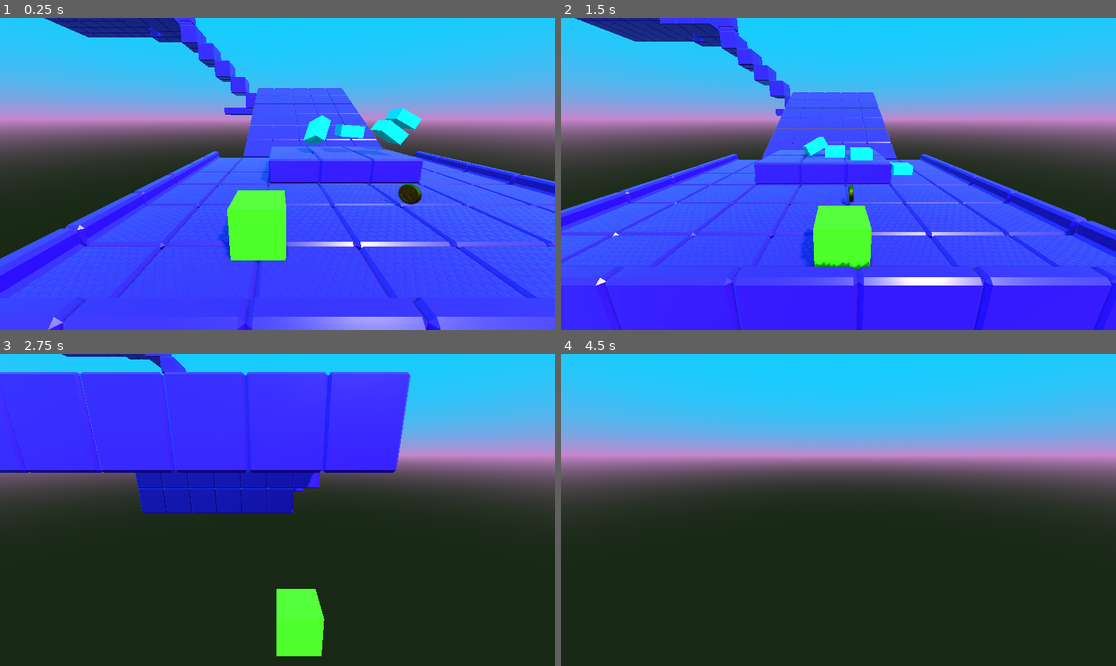
Above: before the commit, frames 1-4 (two rows, left to right).
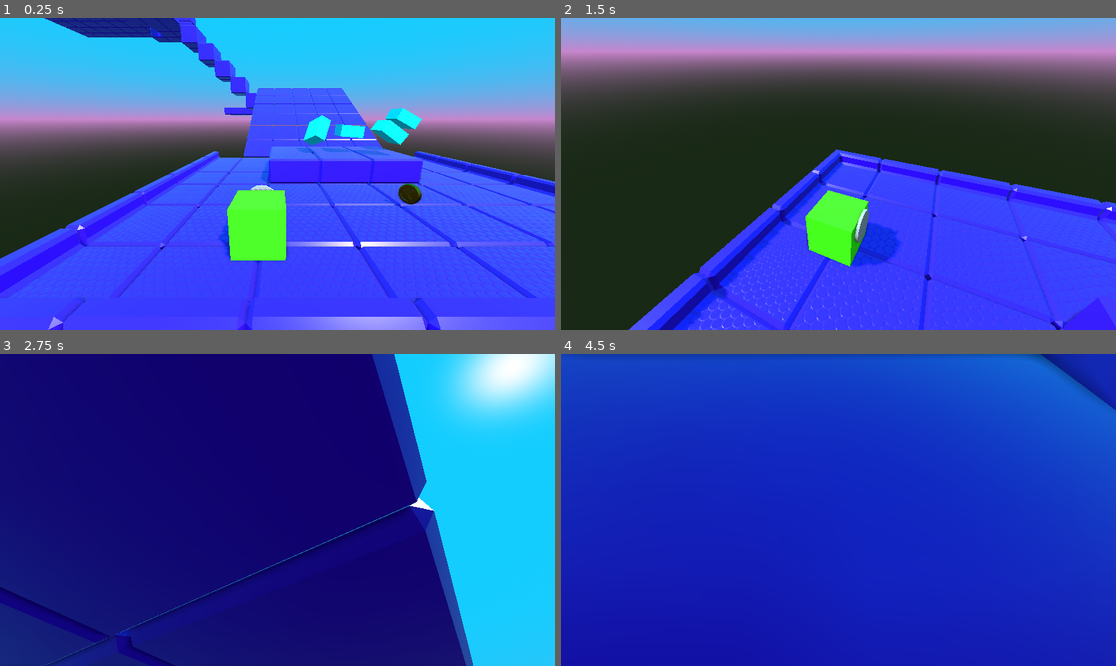
Above: after the commit, the same moments.

Repository: thedhruval/3D-Platformer-Game
Game: Godot game, scene res://level_1.tscn
Two runs of this game, one before a commit and one after it. Both use one fixed random seed, a clock stepped at 60 frames per second and the inputs below. The project has no main scene, so this scene is started directly.
Inputs (mouse positions are in pixels of both pictures, inside the frame that each line leads up to):
- Up to frame 1 (0.25 s): no input
- Up to frame 2 (1.5 s): tap Enter (ui_accept) at 0.5, 0.77 s; move the mouse to (960, 158) at 0.52 s; hold Right (ui_right) 0.53-1.28 s; tap , (cam_left, bound only after the commit) at 0.6 s; tap . (cam_right, bound only after the commit) at 0.8, 1.35 s; move the mouse to (727, 189) at 1.27 s; hold Down (ui_down) from 1.28 s (still down)
- Up to frame 3 (2.75 s): tap Enter (ui_accept) at 1.52 s; tap , (cam_left, bound only after the commit) at 1.55, 2.1 s; move the mouse to (333, 441) at 2.02 s; release Down (ui_down) at 2.03 s; hold Right (ui_right) from 2.03 s (still down); tap . (cam_right, bound only after the commit) at 2.3 s
- Up to frame 4 (4.5 s): move the mouse to (810, 572) at 2.77 s; release Right (ui_right) at 2.78 s; hold Up (ui_up) 2.78-3.53 s; tap . (cam_right, bound only after the commit) at 2.85, 3.8, 4.35 s; tap Enter (ui_accept) at 3.02, 3.77 s; tap , (cam_left, bound only after the commit) at 3.05, 3.6 s; move the mouse to (1005, 556) at 3.52 s; hold Left (ui_left) from 3.53 s (still down); tap Escape (ui_cancel) at 4.15 s; move the mouse to (672, 463) at 4.27 s

The runs differ from the first frame. In frame 1, less than 0.1% of the frame differs, in the area x 45-50%, y 53-56%; in frame 2, 81%; in frame 3, 98%; in frame 4, 100%, in the area x 0-100%, y 0-100%.

Commit message:
WASD movement, mouse movements using camera (rudimentary, will add restraints or spring arm later), mouse mode captured-visible upon game beginning-pressing ui_cancel(esc)

Diff:
--- a/blockhead.gd
+++ b/blockhead.gd
@@ -4,8 +4,25 @@
 const SPEED = 5.0
 const JUMP_VELOCITY = 12
 
+func _ready():
+	Input.set_mouse_mode(Input.MOUSE_MODE_CAPTURED)
+
+func _unhandled_input(event):
+	#new camera movement
+	if event is InputEventMouseMotion:
+		$Camera_Controller.rotation_degrees.y -= event.relative.x * 0.5
+		$Camera_Controller.rotation_degrees.x -= event.relative.y * 0.5
+	elif event.is_action_pressed("ui_cancel"):
+		Input.set_mouse_mode(Input.MOUSE_MODE_VISIBLE)
 
 func _physics_process(delta):
+
+	# old camera movement
+	## Camera movement left / Right
+	#if Input.is_action_just_pressed("cam_left"):
+		#$Camera_Controller.rotate_y(deg_to_rad(-30))
+	#if Input.is_action_just_pressed("cam_right"):
+		#$Camera_Controller.rotate_y(deg_to_rad(30))
 
 	# Add the gravity.
 	if not is_on_floor():
@@ -16,9 +33,13 @@
 		velocity.y = JUMP_VELOCITY
 
 	# Get the input direction and handle the movement/deceleration.
-	# As good practice, you should replace UI actions with custom gameplay actions.
-	var input_dir = Input.get_vector("ui_left", "ui_right", "ui_up", "ui_down")
-	var direction = (transform.basis * Vector3(input_dir.x, 0, input_dir.y)).normalized()
+	var input_dir = Input.get_vector("Left", "Right", "Forward", "Backward")
+
+	# New vector3 direction, taking into account the user movement inputs and the camera rotation
+	var direction = ($Camera_Controller.transform.basis * Vector3(input_dir.x, 0, input_dir.y)).normalized()
+
+	# Rotate player mesh so its oriented towards movement according to the camera
+
 	if direction:
 		velocity.x = direction.x * SPEED
 		velocity.z = direction.z * SPEED
--- a/blockhead.tscn
+++ b/blockhead.tscn
@@ -10,6 +10,8 @@
 [sub_resource type="BoxMesh" id="BoxMesh_uui26"]
 material = SubResource("StandardMaterial3D_uui26")
 
+[sub_resource type="CylinderMesh" id="CylinderMesh_uui26"]
+
 [node name="Blockhead" type="CharacterBody3D" unique_id=1419234880]
 script = ExtResource("1_uui26")
 
@@ -18,6 +20,10 @@
 
 [node name="MeshInstance3D" type="MeshInstance3D" parent="." unique_id=524206438]
 mesh = SubResource("BoxMesh_uui26")
+
+[node name="Face" type="MeshInstance3D" parent="MeshInstance3D" unique_id=1366595896]
+transform = Transform3D(0.699776, 0, 0, 0, -1.3216216e-09, 0.6785981, 0, -0.030235175, -2.9662464e-08, 0, 0.246813, -0.54575884)
+mesh = SubResource("CylinderMesh_uui26")
 
 [node name="Camera_Controller" type="Node3D" parent="." unique_id=1660587656]
 top_level = true
--- a/project.godot
+++ b/project.godot
@@ -14,6 +14,39 @@
 config/features=PackedStringArray("4.6", "Forward Plus")
 config/icon="res://icon.svg"
 
+[input]
+
+cam_left={
+"deadzone": 0.2,
+"events": [Object(InputEventKey,"resource_local_to_scene":false,"resource_name":"","device":-1,"window_id":0,"alt_pressed":false,"shift_pressed":false,"ctrl_pressed":false,"meta_pressed":false,"pressed":false,"keycode":0,"physical_keycode":44,"key_label":0,"unicode":44,"location":0,"echo":false,"script":null)
+]
+}
+cam_right={
+"deadzone": 0.2,
+"events": [Object(InputEventKey,"resource_local_to_scene":false,"resource_name":"","device":-1,"window_id":0,"alt_pressed":false,"shift_pressed":false,"ctrl_pressed":false,"meta_pressed":false,"pressed":false,"keycode":0,"physical_keycode":46,"key_label":0,"unicode":46,"location":0,"echo":false,"script":null)
+]
+}
+Left={
+"deadzone": 0.2,
+"events": [Object(InputEventKey,"resource_local_to_scene":false,"resource_name":"","device":-1,"window_id":0,"alt_pressed":false,"shift_pressed":false,"ctrl_pressed":false,"meta_pressed":false,"pressed":false,"keycode":0,"physical_keycode":65,"key_label":0,"unicode":97,"location":0,"echo":false,"script":null)
+]
+}
+Right={
+"deadzone": 0.2,
+"events": [Object(InputEventKey,"resource_local_to_scene":false,"resource_name":"","device":-1,"window_id":0,"alt_pressed":false,"shift_pressed":false,"ctrl_pressed":false,"meta_pressed":false,"pressed":false,"keycode":0,"physical_keycode":68,"key_label":0,"unicode":100,"location":0,"echo":false,"script":null)
+]
+}
+Forward={
+"deadzone": 0.2,
+"events": [Object(InputEventKey,"resource_local_to_scene":false,"resource_name":"","device":-1,"window_id":0,"alt_pressed":false,"shift_pressed":false,"ctrl_pressed":false,"meta_pressed":false,"pressed":false,"keycode":0,"physical_keycode":87,"key_label":0,"unicode":119,"location":0,"echo":false,"script":null)
+]
+}
+Backward={
+"deadzone": 0.2,
+"events": [Object(InputEventKey,"resource_local_to_scene":false,"resource_name":"","device":-1,"window_id":0,"alt_pressed":false,"shift_pressed":false,"ctrl_pressed":false,"meta_pressed":false,"pressed":false,"keycode":0,"physical_keycode":83,"key_label":0,"unicode":115,"location":0,"echo":false,"script":null)
+]
+}
+
 [physics]
 
 3d/physics_engine="Jolt Physics"
